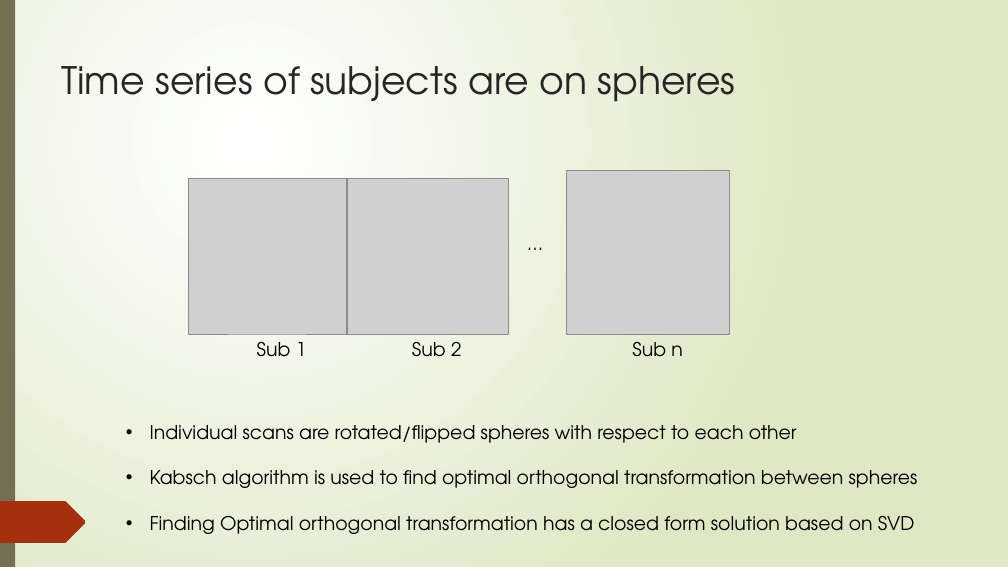
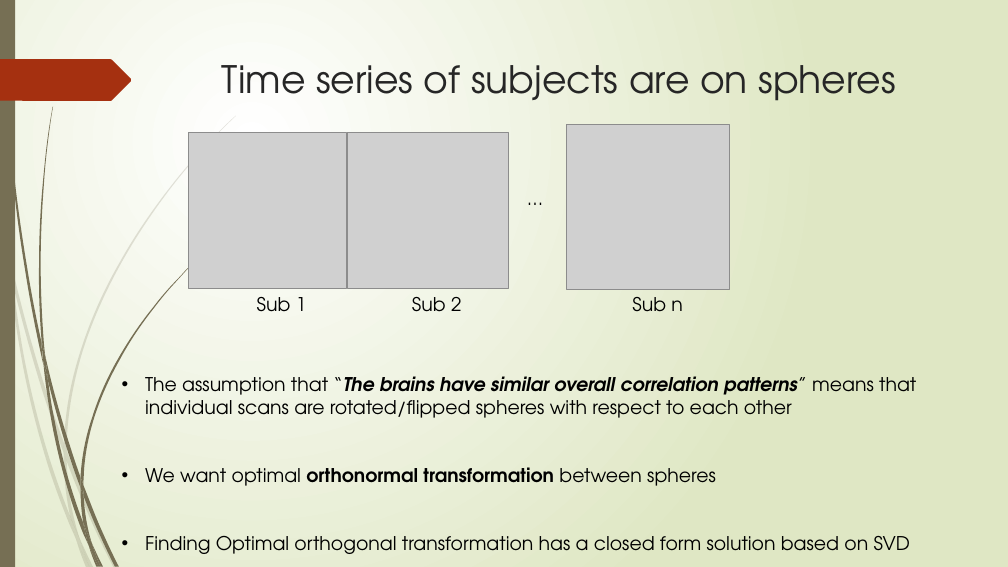
Before and after one commit to ajoshiusc/cortical_parcellation, a slide deck: slide 4 of docs/brain_sync.pptx. Drawn at 1008x567 pixels with LibreOffice and Linux fonts; fonts in the diff are those of the drawing; grey boxes stand for pictures. Boxes give left, top, right and bottom in pixels: in the first picture for what was removed or moved away, otherwise in the second. Text is boxed around its words. In the diff, an @@ line names an element or a change of style, - is before the commit and + after.

```diff
--- a/docs/brain_sync.pptx
+++ b/docs/brain_sync.pptx
@@ rectangle removed at [0,0,1008,567] @@
@@ rectangle removed at [0,0,15,567] @@
@@ rectangle added at [0,0,15,567], fill #766F54 @@
@@ title "Time series of subjects are ...": place and size @@
-title "Time series of subjects are ..." at [61,66,736,102]
+title "Time series of subjects are ..." at [222,65,896,101]
@@ 4 texts, 3 pictures: place and size @@
-4 texts, 3 pictures at [189,171,730,357]
+4 texts, 3 pictures at [189,125,730,312]
@@ text "The assumption that “The brains ...": place and size @@
-text "The assumption that “The brains ..." at [150,425,918,534]
+text "The assumption that “The brains ..." at [145,376,916,554]
@@ text at [145,376,916,486]: text changed @@
-• Individual scans are rotated/flipped spheres with respect to each other
-• Kabsch algorithm is used to find optimal orthogonal transformation between spheres
+  • The assumption that “The brains have similar overall correlation patterns” means that individual scans are rotated/flipped spheres with respect to each other
+• We want optimal orthonormal transformation between spheres
@@ freeform shape removed at [0,501,86,543] @@
```
Also in this commit, not shown: 6 other slides changed, 4 slides added, 1 other file.
